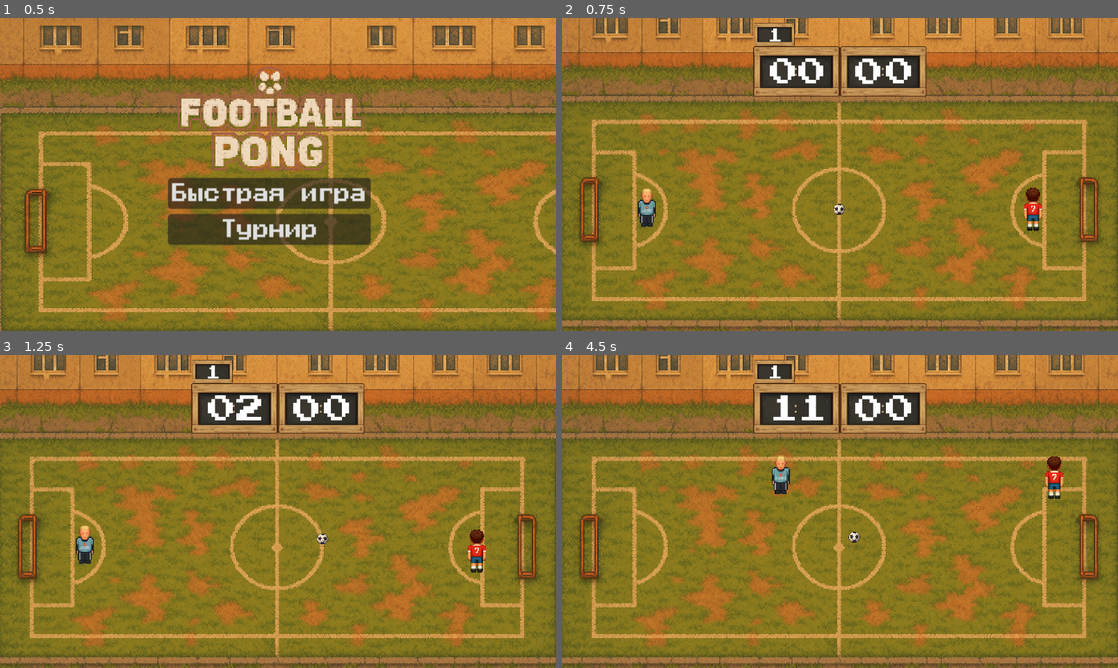
Above: before the commit, frames 1-4 (two rows, left to right).
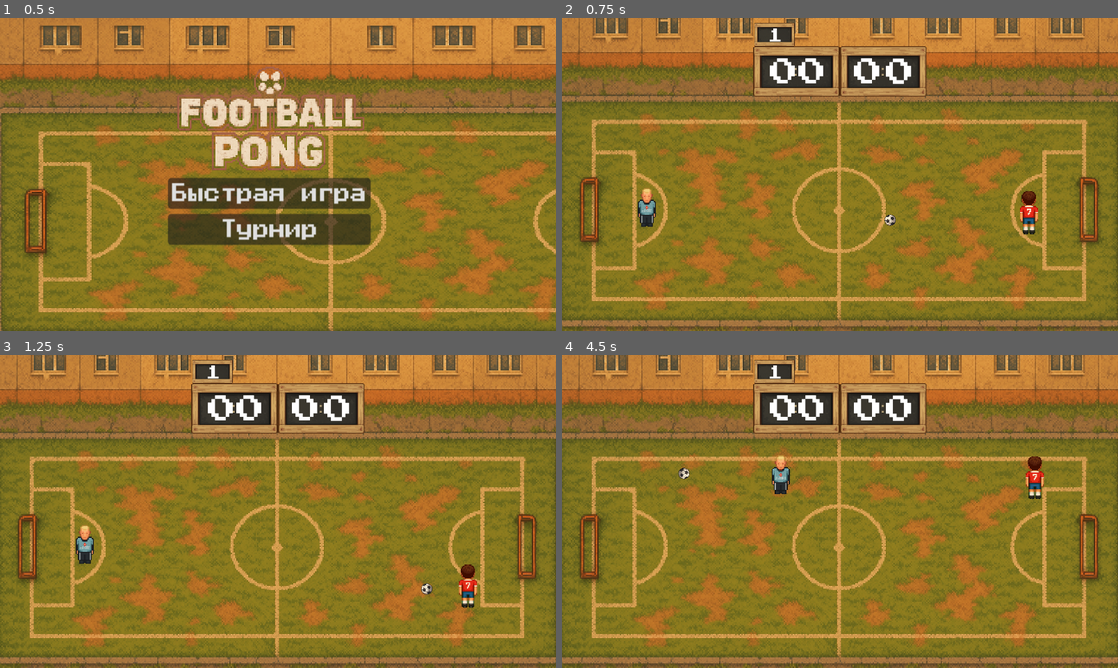
Above: after the commit, the same moments.

Repository: supervi5w4/footballpong
Game: Godot game, scene res://scenes/menu.tscn
Same seed, same stepped clock (60 frames per second), same inputs: the game is played once before the commit and once after it.
Inputs:
- Up to frame 1 (0.5 s): no input
- Up to frame 2 (0.75 s): click "Быстрая игра" at 0.5 s
- Up to frame 3 (1.25 s): no input
- Up to frame 4 (4.5 s): tap Enter (ui_accept) at 1.25, 1.52, 2.27, 3.77 s; hold Right (ui_right) 1.28-2.03 s; tap R at 1.35, 2.85, 4.35 s; hold Down (ui_down) 2.03-2.78 s; tap I at 2.1, 3.6 s; hold Right (ui_right) 2.78-3.53 s; hold Up (ui_up) 3.53-4.28 s; hold Left (ui_left) from 4.28 s (still down)

Frame 1 is identical in both runs. In frame 2, 0.6% of the frame differs, in the area x 48-87%, y 12-70%; in frame 3, 1.1%; in frame 4, 1.4%, in the area x 20-91%, y 12-60%.
Error after the commit: Invalid assignment of property or key 'current_half' with value of type 'int' on a base object of type 'Node (score_manager.gd)'. (res://scenes/game.gd:88)

Commit message:
Add files via upload

Diff:
--- a/scenes/game.gd
+++ b/scenes/game.gd
@@ -85,6 +85,7 @@
 	# Сбрасываем счёт в начале игры
 	Score.reset_score()
 	Score.player_on_left = true  # Игрок начинает слева
+	Score.current_half = 1  # Инициализируем первый тайм
 
 	# Подключаемся к сигналу обновления счёта
 	Score.score_changed.connect(_update_scoreboard)
@@ -306,32 +307,38 @@
 func _on_first_half_ended() -> void:
 	print("Game: Первый тайм завершен, останавливаем игру")
 
-	# Останавливаем мяч
+	# Выводим в лог защитников сторон и текущий счёт
+	var player_side = "слева" if Score.player_on_left else "справа"
+	var ai_side = "справа" if Score.player_on_left else "слева"
+	print("Game: Завершение первого тайма - Игрок защищает %s, ИИ защищает %s, счёт %d:%d" % [player_side, ai_side, Score.left, Score.right])
+
+	# Замораживаем мяч
 	if ball:
 		ball.freeze = true
 
-	# Показываем сообщение о паузе между таймами
+	# Ждем паузу между таймами (≈2 сек)
 	await get_tree().create_timer(2.0).timeout
 
-	# Возвращаем мяч в центр и запускаем второй тайм
+	# Запускаем второй тайм
 	_start_second_half()
 
 func _start_second_half() -> void:
 	"""Запуск второго тайма с возвратом мяча в центр и сменой сторон"""
 	print("Game: Запуск второго тайма")
 
-	# Размораживаем мяч перед сбросом
+	# Размораживаем мяч
 	if ball:
 		ball.freeze = false
 
-	# Меняем стороны: игрок переходит на правую сторону
-	Score.player_on_left = false
-
-	# Переключаем флаги сторон для ракеток
+	# Устанавливаем новые настройки сторон и тайма
+	Score.player_on_left = false  # Игрок переходит на правую сторону
+	Score.current_half = 2  # Второй тайм
+
+	# Переключаем флаги сторон для ракеток (игрок → правая, ИИ → левая)
 	if player_paddle and player_paddle.has_method("set_defends_right_side"):
-		player_paddle.defends_right_side = true
+		player_paddle.set_defends_right_side(true)
 	if ai_paddle and ai_paddle.has_method("set_defends_right_side"):
-		ai_paddle.defends_right_side = false
+		ai_paddle.set_defends_right_side(false)
 
 	# Меняем стартовые позиции ракеток местами
 	if player_paddle and ai_paddle:
@@ -346,11 +353,10 @@
 	# Сбрасываем позиции ракеток на новые места
 	if player_paddle and player_paddle.has_method("reset_position"):
 		player_paddle.reset_position()
-
 	if ai_paddle and ai_paddle.has_method("reset_position"):
 		ai_paddle.reset_position()
 
-	# Мяч уже в центре после заморозки, просто запускаем его
+	# Телепортируем мяч в центр и запускаем подачу
 	if ball:
 		ball._teleport_to_spawn()
 		ball._serve()
--- a/scenes/game.tscn
+++ b/scenes/game.tscn
@@ -109,9 +109,9 @@
 anchor_top = 0.436574
 anchor_right = 0.557292
 anchor_bottom = 0.563426
-offset_left = 42.0006
+offset_left = 148.001
 offset_top = -331.5
-offset_right = 41.9994
+offset_right = 147.999
 offset_bottom = -331.5
 grow_horizontal = 2
 grow_vertical = 2
@@ -126,9 +126,9 @@
 anchor_top = 0.436574
 anchor_right = 0.494792
 anchor_bottom = 0.563426
-offset_left = 268.001
+offset_left = 157.999
 offset_top = -332.5
-offset_right = 267.999
+offset_right = 157.997
 offset_bottom = -332.5
 grow_horizontal = 2
 grow_vertical = 2
--- a/scenes/goal.gd
+++ b/scenes/goal.gd
@@ -10,9 +10,12 @@
 extends Area2D
 
 @export var is_right_goal: bool = false  # true → ворота справа (бот)
+@export var goal_cooldown: float = 1.0  # Кулдаун между голами (сек)
 
 @onready var _score := Score
 @onready var _sound: AudioStreamPlayer = get_parent().get_node_or_null("GoalSound")
+
+var _locked: bool = false  # Защита от двойного подсчёта
 
 func _ready() -> void:
 	# Определяем сторону ворот автоматически по позиции коллизии
@@ -26,15 +29,35 @@
 	if not (body is RigidBody2D and body.is_in_group("ball")):
 		return
 
-	# Определяем: где ворота игрока?
+	# Проверяем кулдаун: если ворота заблокированы, игнорируем
+	if _locked:
+		return
+
+	# Блокируем ворота от повторного срабатывания
+	_locked = true
+	monitoring = false
+
+	# Определяем автора гола
+	var goal_scorer: String
 	var player_goal_is_right := not _score.player_on_left
 
 	if is_right_goal == player_goal_is_right:
-		# мяч влетел в ворота игрока → очко сопернику
+		# мяч влетел в ворота игрока → гол ИИ
 		_score.right += 1
+		goal_scorer = "ИИ"
 	else:
-		# мяч влетел в ворота бота → очко игроку
+		# мяч влетел в ворота ИИ → гол игрока
 		_score.left += 1
+		goal_scorer = "Игрок"
+
+	# Логируем событие: тайм, защитники, автор и счёт
+	var player_side = "слева" if _score.player_on_left else "справа"
+	var ai_side = "справа" if _score.player_on_left else "слева"
+	var goal_side = "справа" if is_right_goal else "слева"
+
+	print("ГОЛ! Тайм %d: %s забил в ворота %s! Игрок защищает %s, ИИ защищает %s. Счёт %d:%d" % [
+		_score.current_half, goal_scorer, goal_side, player_side, ai_side, _score.left, _score.right
+	])
 
 	# Воспроизводим звук гола
 	if _sound:
@@ -47,3 +70,8 @@
 	var game := get_tree().get_root().get_node_or_null("Game")
 	if game and game.has_method("reset_round"):
 		game.reset_round()
+
+	# Включаем кулдаун
+	await get_tree().create_timer(goal_cooldown).timeout
+	monitoring = true
+	_locked = false
--- a/scenes/tournament_controller.gd
+++ b/scenes/tournament_controller.gd
@@ -19,8 +19,9 @@
 const SKILL_MAX := 0.99
 
 func _ready() -> void:
-	# --- Сброс счёта ---
+	# --- Сброс счёта и инициализация тайма ---
 	Score.reset_score()
+	Score.current_half = 1
 
 	# --- Определяем позицию игрока на поле ---
 	var p_paddle := game_node.get_node_or_null("PlayerPaddle")
@@ -32,9 +33,9 @@
 
 		# Инициализируем флаги сторон для ракеток
 		if p_paddle.has_method("set_defends_right_side"):
-			p_paddle.defends_right_side = not Score.player_on_left
+			p_paddle.set_defends_right_side(not Score.player_on_left)
 		if a_paddle.has_method("set_defends_right_side"):
-			a_paddle.defends_right_side = Score.player_on_left
+			a_paddle.set_defends_right_side(Score.player_on_left)
 	else:
 		Score.player_on_left = true  # запасной вариант
 
@@ -79,6 +80,8 @@
 		Score.score_changed.connect(_on_score_changed)
 
 	current_half = 0
+	# Синхронизируем с Score.current_half
+	Score.current_half = 1
 	# Запускаем матч после завершения _ready всех узлов, чтобы
 	# TimeScoreboard успел создать свой MatchTimer. Иначе при
 	# прямом вызове _start_next_half() match_timer ещё не
@@ -126,10 +129,18 @@
 	if period == 2 and current_half == 1:
 		# Второй тайм начался
 		current_half = 2
+		# Синхронизируем с Score.current_half
+		Score.current_half = 2
 
 func _on_first_half_ended() -> void:
 	"""Обработчик окончания первого тайма"""
 	print("Турнир: Первый тайм завершен")
+
+	# Выводим лог с защитниками и счётом
+	var player_side = "слева" if Score.player_on_left else "справа"
+	var ai_side = "справа" if Score.player_on_left else "слева"
+	print("Турнир: Завершение первого тайма - Игрок защищает %s, ИИ защищает %s, счёт %d:%d" % [player_side, ai_side, Score.left, Score.right])
+
 	await _on_half_finished()
 
 func _on_match_ended() -> void:
@@ -143,15 +154,21 @@
 
 func _start_next_half() -> void:
 	current_half += 1
+	# Обновляем Score.current_half
+	Score.current_half = current_half
+
+	# Скрываем сообщения
 	if message_label:
 		message_label.visible = false
+
+	# Перезапускаем раунд
 	game_node.call("reset_round")
 
-	# Запускаем матч (только таймер, не вызываем контроллер)
+	# Перезапускаем таймер
 	if time_scoreboard:
 		time_scoreboard._start_match_timer_only()
 
-	print("Турнир: Матч запущен")
+	print("Турнир: Матч запущен, тайм %d" % current_half)
 
 func _on_half_finished() -> void:
 	if current_half == 1:
@@ -180,22 +197,23 @@
 	if message_label:
 		message_label.visible = false
 
-	# Размораживаем мяч перед сбросом
+	# Размораживаем мяч
 	var ball = game_node.get_node_or_null("Ball")
 	if ball:
 		ball.freeze = false
 
-	# Меняем стороны: игрок переходит на правую сторону
-	Score.player_on_left = false
-
-	# Переключаем флаги сторон для ракеток
+	# Устанавливаем новые настройки сторон и тайма
+	Score.player_on_left = false  # Игрок переходит на правую сторону
+	Score.current_half = 2  # Второй тайм
+
+	# Переключаем флаги сторон для ракеток (игрок → правая, ИИ → левая)
 	var player_paddle = game_node.get_node_or_null("PlayerPaddle")
 	var ai_paddle = game_node.get_node_or_null("AiPaddle")
 
 	if player_paddle and player_paddle.has_method("set_defends_right_side"):
-		player_paddle.defends_right_side = true
+		player_paddle.set_defends_right_side(true)
 	if ai_paddle and ai_paddle.has_method("set_defends_right_side"):
-		ai_paddle.defends_right_side = false
+		ai_paddle.set_defends_right_side(false)
 
 	# Меняем стартовые позиции ракеток местами
 	if player_paddle and ai_paddle:
@@ -206,6 +224,7 @@
 	# Запускаем второй тайм
 	if time_scoreboard:
 		time_scoreboard.start_second_half()
+
 	current_half = 2
 
 	# Сбрасываем позиции ракеток на новые места
@@ -220,7 +239,10 @@
 		ball._teleport_to_spawn()
 		ball._serve()
 
-	print("Турнир: Второй тайм начался, стороны поменялись")
+	# Логируем начало второго тайма
+	var player_side = "слева" if Score.player_on_left else "справа"
+	var ai_side = "справа" if Score.player_on_left else "слева"
+	print("Турнир: Второй тайм начался - Игрок защищает %s, ИИ защищает %s" % [player_side, ai_side])
 
 func _finalize_match() -> void:
 	# Показываем надпись "Матч окончен" на 3 секунды
